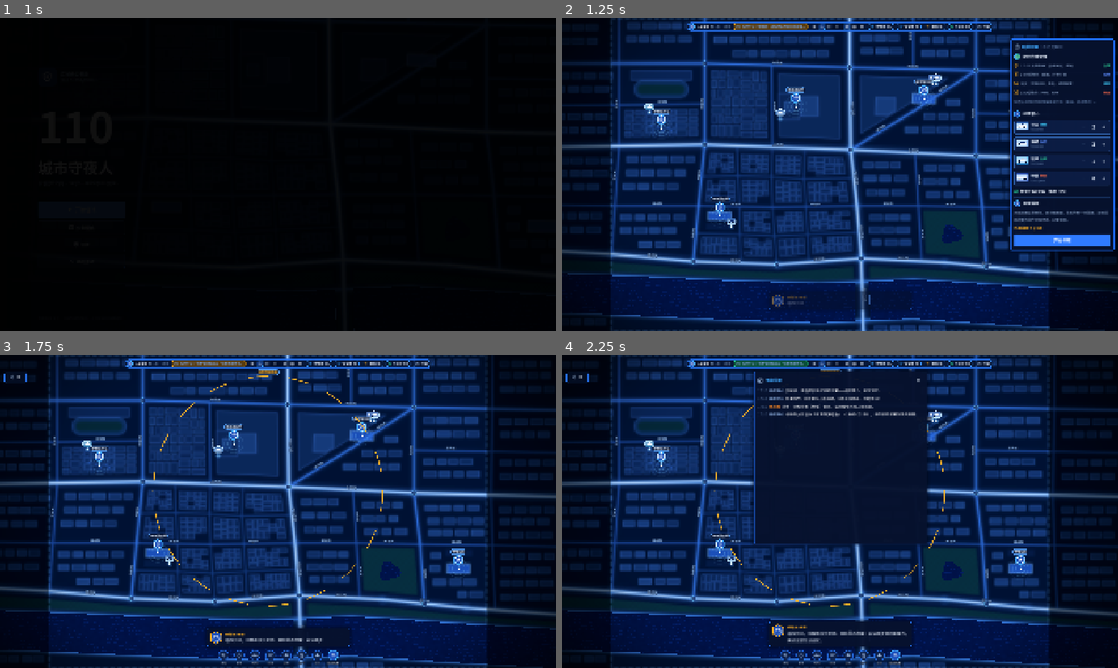
Above: before the commit, frames 1-4 (two rows, left to right).
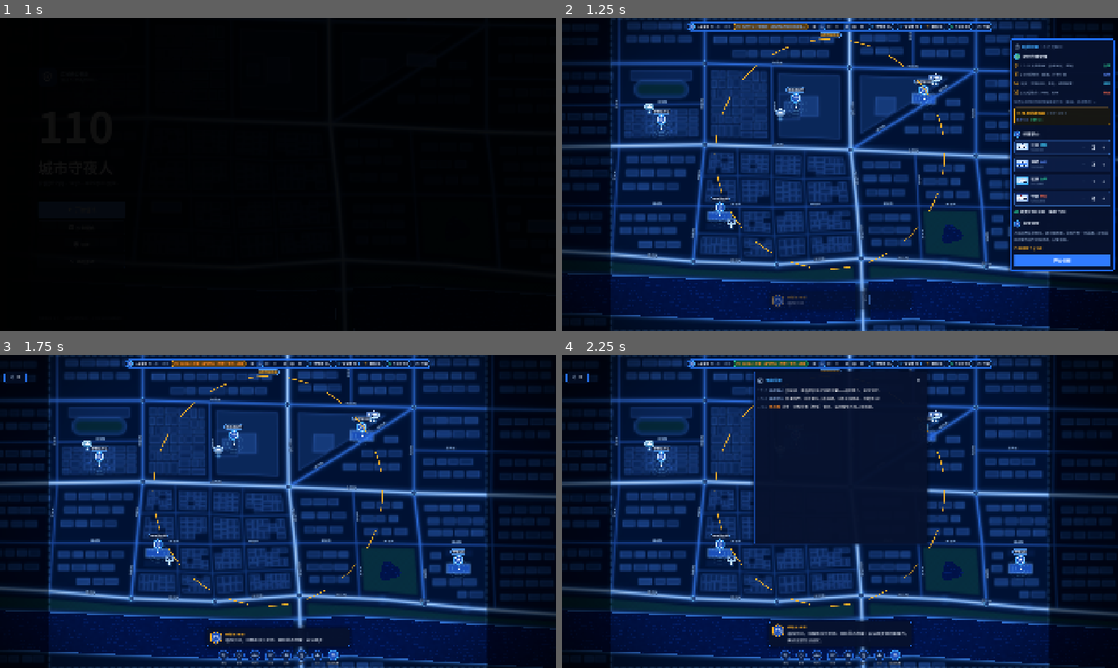
Above: after the commit, the same moments.

Repository: mud4u404/game002
Game: Godot game, scene res://scenes/main_menu.tscn
Same seed, same stepped clock (60 frames per second), same inputs: the game is played once before the commit and once after it.
Inputs (mouse positions are in pixels of both pictures, inside the frame that each line leads up to):
- Up to frame 1 (1 s): click (83, 208) at 0.5 s
- Up to frame 2 (1.25 s): no input
- Up to frame 3 (1.75 s): click "开始值班" at 1.25 s
- Up to frame 4 (2.25 s): click (767, 364) at 2 s

Frame 1 is identical in both runs. In frame 2, 5.0% of the frame differs, in the area x 27-100%, y 4-82%; in frame 3, 0.1%; in frame 4, 0.4%.

Commit message:
大型活动：班前部署即生成活动（原先开班才生成，班前看不到）；活动卡片图标改用子集内的 groups；网页版重新导出
Co-Authored-By: Claude Opus 5.5 <noreply@anthropic.com>
Claude-Session: https://claude.ai/code/session_01Anfvpf49dPv7drkBQekvTH

Diff:
--- a/scripts/game/game.gd
+++ b/scripts/game/game.gd
@@ -75,6 +75,7 @@
 			for k in plan[kind]:
 				_spawn_unit(kind, f)
 	GameState.staff_used = _staff_count()
+	_ensure_event()   # 班前部署就要看到今晚的活动，才能预先布警
 	hud = HUD.new()
 	add_child(hud)
 	hud.setup(self)
--- a/scripts/ui/setup_panel.gd
+++ b/scripts/ui/setup_panel.gd
@@ -201,7 +201,7 @@
 	pc.add_child(v)
 	var h := HBoxContainer.new()
 	h.add_theme_constant_override("separation", 6)
-	h.add_child(UIKit.icon_label("event", 15, UIKit.AMBER))
+	h.add_child(UIKit.icon_label("groups", 15, UIKit.AMBER))
 	h.add_child(UIKit.label(ev.name(), 13, UIKit.AMBER, "bold"))
 	h.add_child(UIKit.label("%d:00–%d:00" % [int(ev.start_hour()), int(ev.end_hour())], 12, UIKit.TEXT_MUTED))
 	v.add_child(h)
Not shown, changed: docs/index.html
Not shown, changed: docs/index.pck
